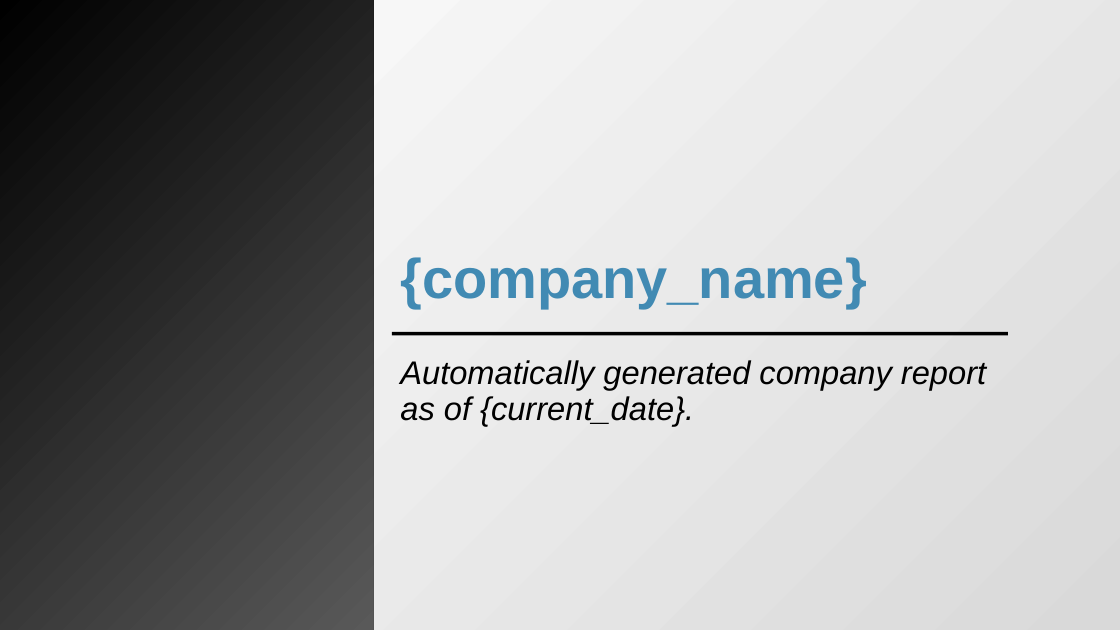
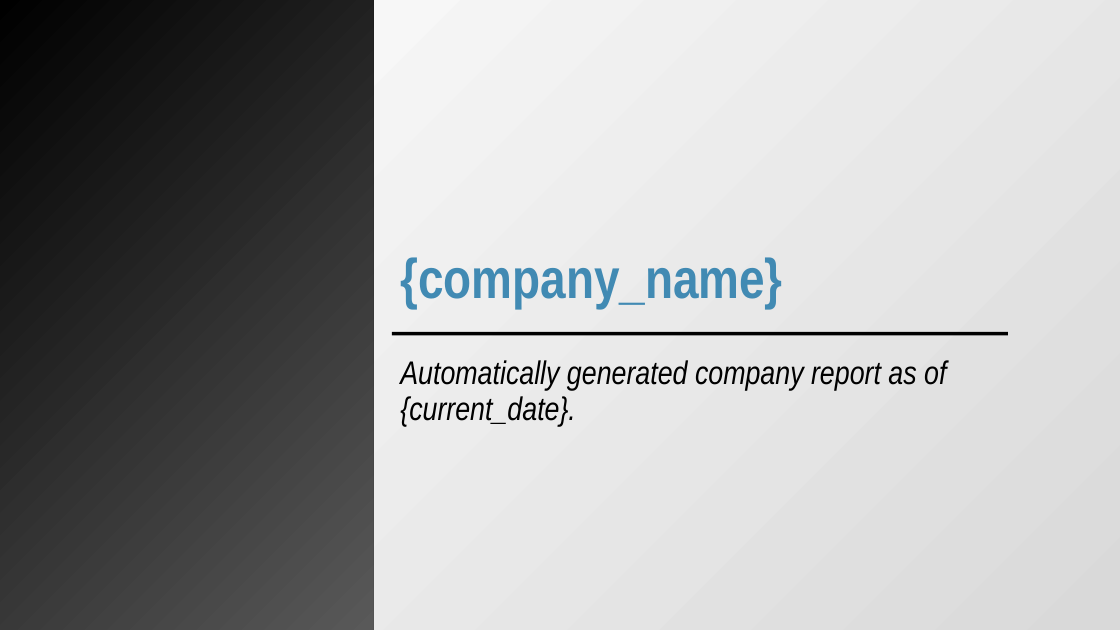
Before and after one commit to giovanni-mattei/company-profile-automation, a slide deck: slide 1 of templates/deck.pptx. Drawn at 1120x630 pixels with LibreOffice and Linux fonts; fonts in the diff are those of the drawing. Boxes give left, top, right and bottom in pixels: in the first picture for what was removed or moved away, otherwise in the second. Text is boxed around its words. In the diff, an @@ line names an element or a change of style, - is before the commit and + after.

```diff
--- a/templates/deck.pptx
+++ b/templates/deck.pptx
@@ title "{company_name}" at (400, 257, 782, 308): font Arial to Arial Narrow @@
@@ subtitle "Automatically generated company report as ..." at (400, 360, 946, 426): font Arial to Arial Narrow @@
```
Also in this commit, not shown: 4 other slides changed.
